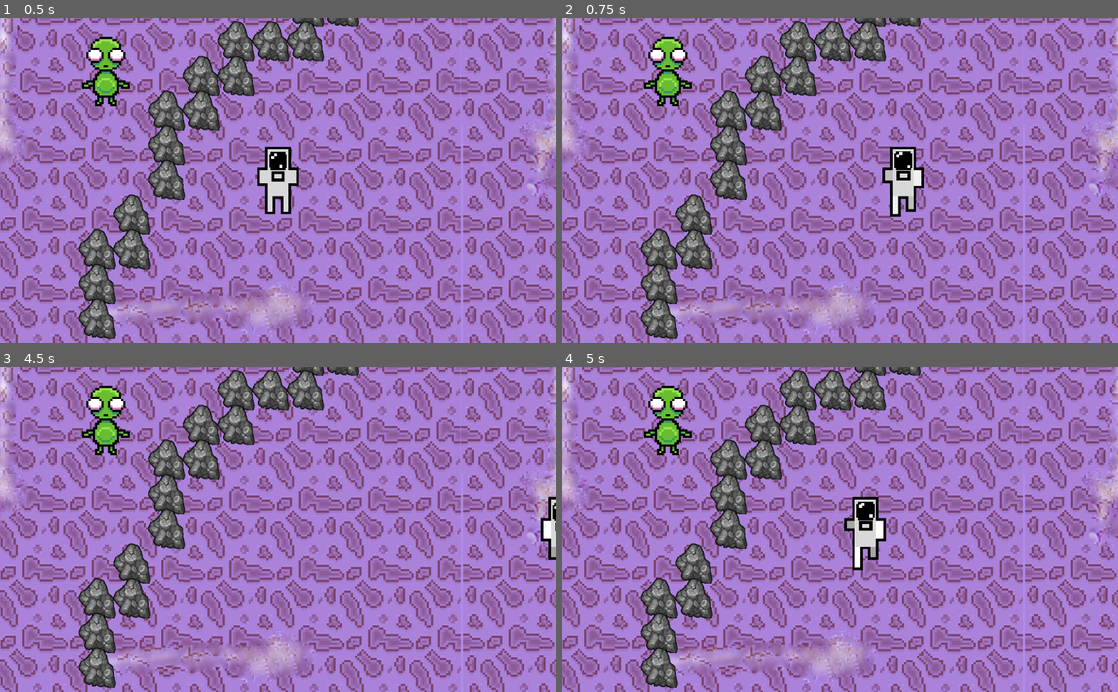
Above: before the commit, frames 1-4 (two rows, left to right).
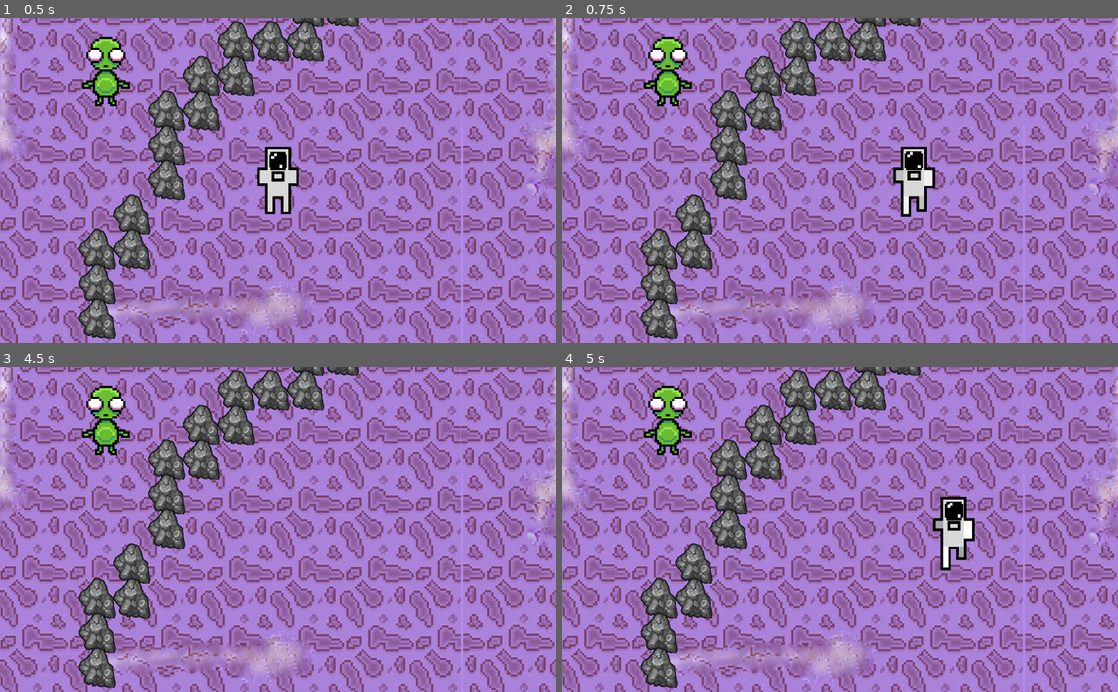
Above: after the commit, the same moments.

Repository: FREQ-E/Hanno
Game: Godot game, scene res://levels/test/test.tscn
Two runs of this game, one before a commit and one after it. Both use one fixed random seed, a clock stepped at 60 frames per second and the inputs below.
Inputs:
- Up to frame 1 (0.5 s): no input
- Up to frame 2 (0.75 s): tap Enter at 0.5 s; hold D (move right) from 0.53 s (still down); hold Space (sprint) from 0.53 s (still down)
- Up to frame 3 (4.5 s): release D (move right) at 1.28 s; release Space (sprint) at 1.28 s; hold S (move down) 1.28-2.03 s; tap Space (sprint) at 1.35, 2, 2.85, 3.5, 4.35 s; hold D (move right) 2.03-2.78 s; hold Space (sprint) 2.03-2.78 s; tap Enter at 2.75, 4.25 s; hold W (move up) 2.78-3.53 s; hold Space (sprint) 3.53-4.28 s; hold A (move left) from 3.53 s (still down)
- Up to frame 4 (5 s): keep holding A (move left)

Frame 1 is identical in both runs. In frame 2, 1.3% of the frame differs, in the area x 57-68%, y 39-62%; in frame 3, 0.4%; in frame 4, 2.2%, in the area x 50-75%, y 39-63%.

Commit message:
Updated player1 scene with new movement values

Diff:
--- a/actors/player1/player1.tscn
+++ b/actors/player1/player1.tscn
@@ -61,18 +61,18 @@
 
 [node name="CharacterAnimator" type="AnimatedSprite" parent="."]
 scale = Vector2( 0.075, 0.075 )
-frames = SubResource( 11 )
+frames = SubResource( 9 )
 playing = true
 script = ExtResource( 5 )
 
 [node name="CollisionShape2D" type="CollisionShape2D" parent="."]
-shape = SubResource( 1 )
+shape = SubResource( 10 )
 
 [node name="MovementInput2D" type="Node" parent="."]
 script = ExtResource( 2 )
-fast_speed = 1000.0
-default_speed = 750.0
-dash_speed = 2500.0
+fast_speed = 1170.0
+default_speed = 770
+dash_speed = 2000.0
 
 [node name="NodeFlag" type="Node" parent="."]
 script = ExtResource( 3 )
Not shown: 1 places in actors/player1/player1.tscn that only renumber resources
